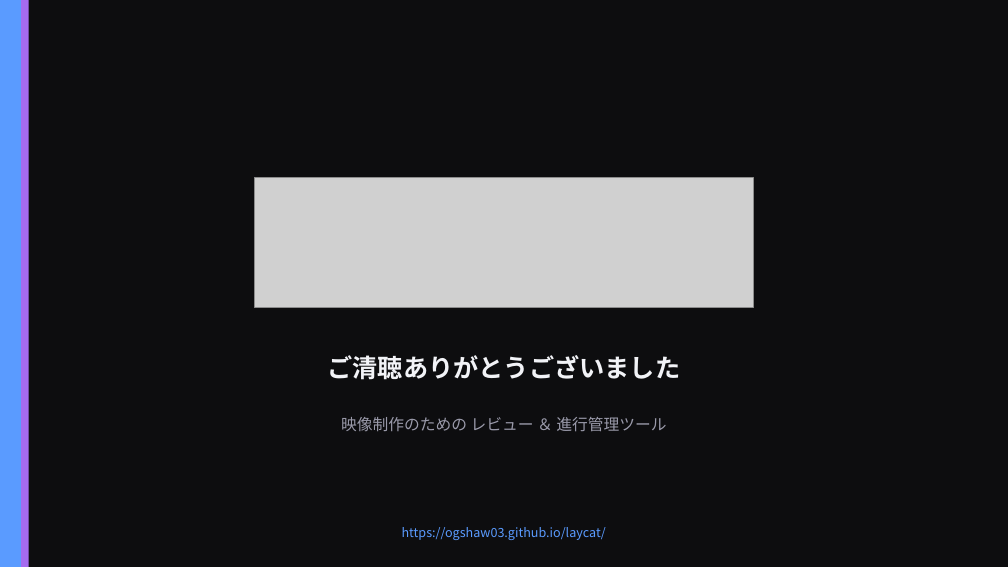
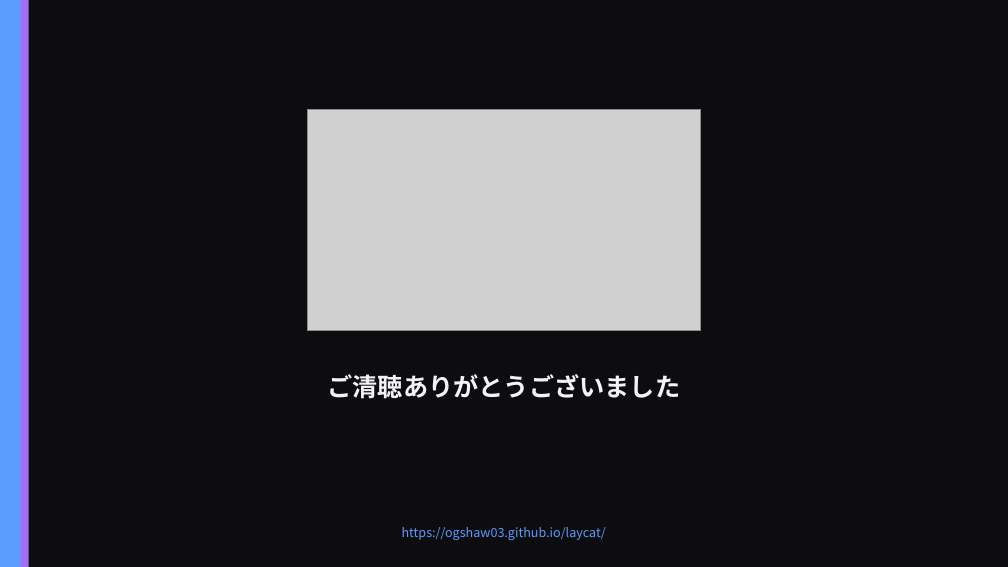
Before and after one commit to ogshaw03/laycat, a slide deck: slide 13 of docs/LayCAT_紹介プレゼン.pptx. Drawn at 1008x567 pixels with LibreOffice and Linux fonts; fonts in the diff are those of the drawing; grey boxes stand for pictures. Boxes give left, top, right and bottom in pixels: in the first picture for what was removed or moved away, otherwise in the second. Text is boxed around its words. In the diff, an @@ line names an element or a change of style, - is before the commit and + after.

```diff
--- a/docs/LayCAT_紹介プレゼン.pptx
+++ b/docs/LayCAT_紹介プレゼン.pptx
@@ picture: place and size @@
-picture at [255, 178, 754, 308]
+picture at [308, 110, 701, 330]
@@ text "ご清聴ありがとうございました": place and size @@
-text "ご清聴ありがとうございました" at [327, 355, 680, 380]
+text "ご清聴ありがとうございました" at [327, 374, 680, 399]
@@ text removed at [341, 417, 666, 432] @@
-映像制作のための レビュー ＆ 進行管理ツール
```
